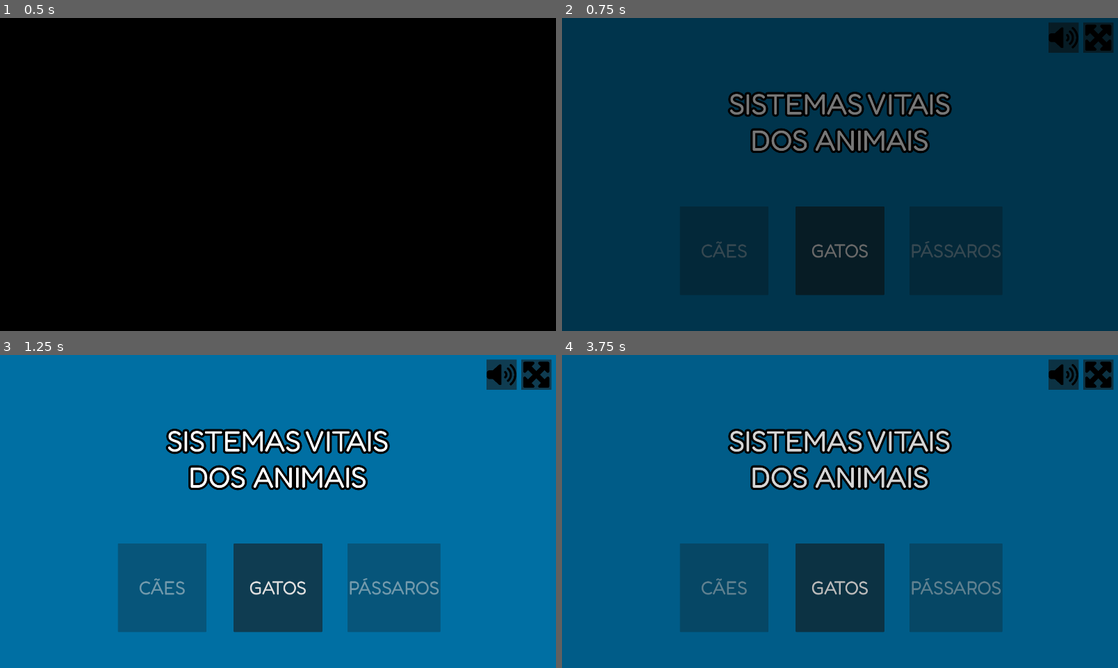
Above: before the commit, frames 1-4 (two rows, left to right).
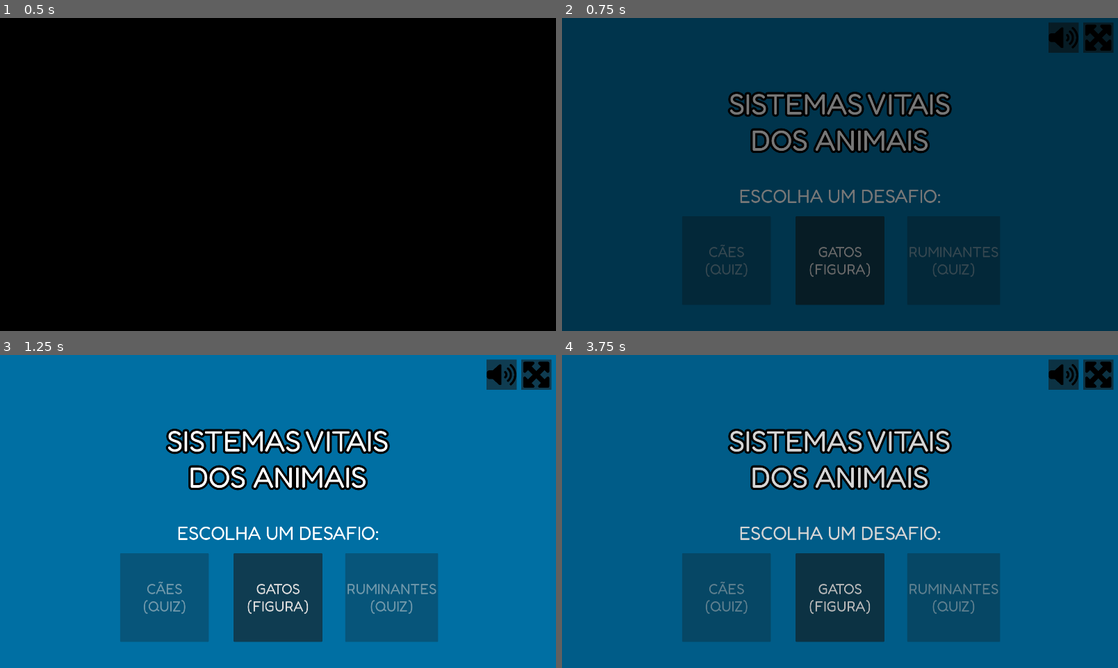
Above: after the commit, the same moments.

Repository: telmotrooper/vet-game
Game: Godot game, scene res://main.tscn
Two runs of this game, one before a commit and one after it. Both use one fixed random seed, a clock stepped at 60 frames per second and the inputs below.
Inputs (mouse positions are in pixels of both pictures, inside the frame that each line leads up to):
- Up to frame 1 (0.5 s): no input
- Up to frame 2 (0.75 s): tap Enter at 0.5 s
- Up to frame 3 (1.25 s): no input
- Up to frame 4 (3.75 s): click "GATOS" (after the commit: "GATOS (FIGURA)") at 1.25 s; click (1095, 373) at 2 s; click (584, 373) at 2.75 s; click (1062, 373) at 3.5 s

Frame 1 is identical in both runs. In frame 2, 2.5% of the frame differs, in the area x 25-79%, y 54-92%; in frame 3, 5.2%, in the area x 21-80%, y 54-92%; in frame 4, 5.1%.

Commit message:
working on layout

Diff:
--- a/theme.tres
+++ b/theme.tres
@@ -17,7 +17,7 @@
 
 [resource]
 default_font = ExtResource("1_t7x1l")
-Button/font_sizes/font_size = 64
+Button/font_sizes/font_size = 49
 Label/fonts/font = ExtResource("1_t7x1l")
 MarginContainer/constants/margin_bottom = 20
 MarginContainer/constants/margin_left = 20
--- a/title_screen.tscn
+++ b/title_screen.tscn
@@ -53,14 +53,15 @@
 anchor_top = 0.5
 anchor_right = 0.5
 anchor_bottom = 0.5
-offset_left = -553.0
-offset_top = 110.0
-offset_right = -247.0
-offset_bottom = 416.0
+offset_left = -545.0
+offset_top = 144.0
+offset_right = -239.0
+offset_bottom = 450.0
 grow_horizontal = 2
 grow_vertical = 2
 disabled = true
-text = "CÃES"
+text = "CÃES
+(QUIZ)"
 expand_icon = true
 
 [node name="CatButton" type="Button" parent="."]
@@ -71,12 +72,13 @@
 anchor_right = 0.5
 anchor_bottom = 0.5
 offset_left = -153.0
-offset_top = 110.0
+offset_top = 144.0
 offset_right = 153.0
-offset_bottom = 416.0
+offset_bottom = 450.0
 grow_horizontal = 2
 grow_vertical = 2
-text = "GATOS"
+text = "GATOS
+(FIGURA)"
 expand_icon = true
 
 [node name="BirdButton" type="Button" parent="."]
@@ -86,14 +88,15 @@
 anchor_top = 0.5
 anchor_right = 0.5
 anchor_bottom = 0.5
-offset_left = 247.0
-offset_top = 110.0
-offset_right = 553.0
-offset_bottom = 416.0
+offset_left = 231.5
+offset_top = 144.0
+offset_right = 552.5
+offset_bottom = 450.0
 grow_horizontal = 2
 grow_vertical = 2
 disabled = true
-text = "PÁSSAROS"
+text = "RUMINANTES
+(QUIZ)"
 expand_icon = true
 
 [node name="MaximizeButton" parent="." instance=ExtResource("2_csjh6")]
@@ -116,6 +119,23 @@
 grow_horizontal = 0
 pivot_offset = Vector2(350, 20)
 
+[node name="RichTextLabel" type="RichTextLabel" parent="."]
+layout_mode = 1
+anchors_preset = 8
+anchor_left = 0.5
+anchor_top = 0.5
+anchor_right = 0.5
+anchor_bottom = 0.5
+offset_left = -349.5
+offset_top = 34.0
+offset_right = 349.5
+offset_bottom = 113.0
+grow_horizontal = 2
+grow_vertical = 2
+text = "ESCOLHA UM DESAFIO:"
+fit_content = true
+autowrap_mode = 0
+
 [connection signal="pressed" from="DogButton" to="." method="_on_cat_button_pressed"]
 [connection signal="pressed" from="CatButton" to="." method="_on_cat_button_pressed"]
 [connection signal="pressed" from="BirdButton" to="." method="_on_cat_button_pressed"]
